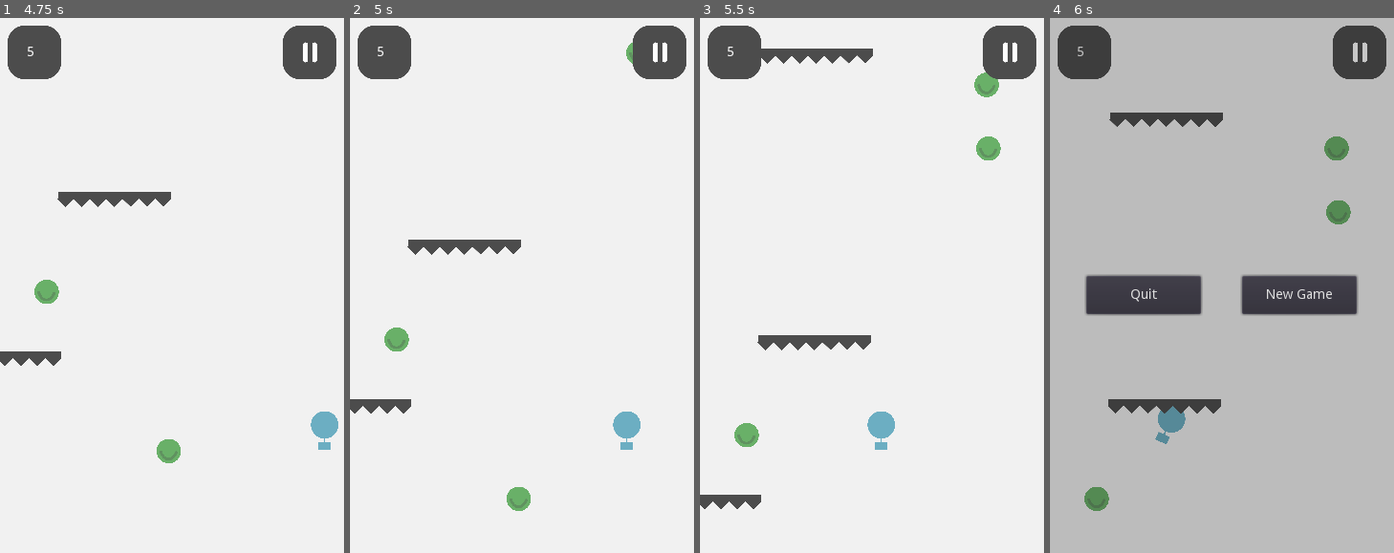
Above: before the commit, frames 1-4 (left to right).
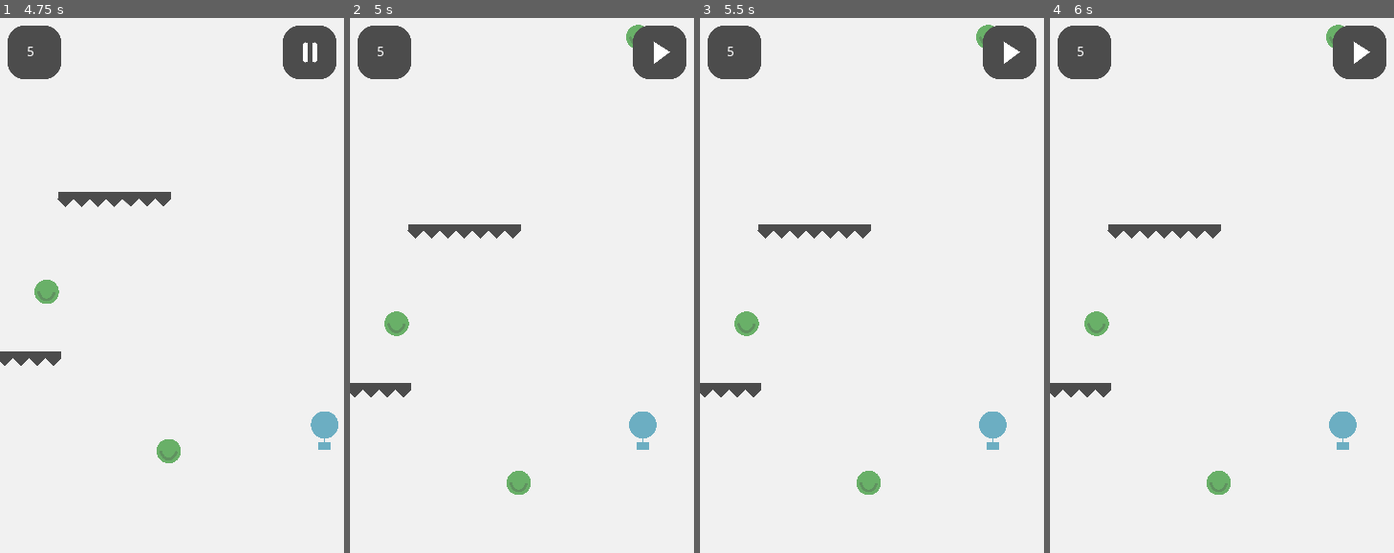
Above: after the commit, the same moments.

Repository: efenstakes/psnn
Game: Godot game, scene res://scenes/PSNN.tscn
The game is run twice, just before and just after one commit, with the same random seed, the same clock (stepped at 60 frames per second) and the same inputs.
Inputs (mouse positions are in pixels of both pictures, inside the frame that each line leads up to):
- Up to frame 1 (4.75 s): click (309, 50) at 0.5 s; tap Enter at 1.25 s; hold Right (ui_right) 1.28-2.03 s; hold Left (ui_left) 2.03-2.78 s; hold Right (ui_right) 2.78-4.28 s; hold Left (ui_left) from 4.28 s (still down)
- Up to frame 2 (5 s): keep holding Left (ui_left); tap Escape (ui_cancel) at 4.9 s
- Up to frame 3 (5.5 s): keep holding Left (ui_left)
- Up to frame 4 (6 s): keep holding Left (ui_left)

Frame 1 is identical in both runs. In frame 2, 3.6% of the frame differs, in the area x 0-94%, y 1-93%; in frame 3, 4.9%; in frame 4, 97%, in the area x 0-100%, y 0-100%.

Commit message:
update scripts & game export settings

Diff:
--- a/project.godot
+++ b/project.godot
@@ -23,6 +23,10 @@
 
 window/size/width=360
 window/size/height=560
+window/size/resizable=false
+window/handheld/orientation="portrait"
+window/stretch/mode="viewport"
+window/stretch/aspect="keep"
 
 [input]
 
--- a/scripts/Balloon.gd
+++ b/scripts/Balloon.gd
@@ -14,8 +14,8 @@
 
 func _physics_process(delta)-> void:
 	position += speed * delta
-	print("going down position ")
-	print(position)
+	#print("going down position ")
+	#print(position)
 
 
 
--- a/scripts/BaloonSpawner.gd
+++ b/scripts/BaloonSpawner.gd
@@ -15,9 +15,9 @@
 	SCREEN_SIZE = get_viewport_rect().size
 	randomize()
 	EventManager.connect("gain_made", self, "_on_GainMade")
-	print("b4 get_tree().create_timer(2)")
+	#print("b4 get_tree().create_timer(2)")
 	get_tree().create_timer(.5)
-	print("after get_tree().create_timer(2)")
+	#print("after get_tree().create_timer(2)")
 	EventManager.new_score_event(score)
 
 
@@ -29,7 +29,7 @@
 
 
 func _on_Timer_timeout():
-	print("adding new balloon")
+	#print("adding new balloon")
 	var balloon = BalloonScene.instance()
 	balloon.position = Vector2(
 		rand_range( 2, SCREEN_SIZE.x - 20 ), 0
--- a/scripts/BarrierBase.gd
+++ b/scripts/BarrierBase.gd
@@ -17,5 +17,5 @@
 
 
 func _on_VisibilityNotifier2D_screen_exited():
-	print("exiting now")
+	#print("exiting now")
 	queue_free()
--- a/scripts/BarrierXL.gd
+++ b/scripts/BarrierXL.gd
@@ -9,6 +9,6 @@
 
 func _on_Area2D_body_entered(body):
 	if body.name == "Player":
-		print("collided")
+		#print("collided")
 		EventManager.player_died_event()
 		# queue_free()
--- a/scripts/HUD.gd
+++ b/scripts/HUD.gd
@@ -36,15 +36,16 @@
 #		else:
 #			GameManager.unpause_game()
 #
-#func _unhandled_key_input(event):
-#	if Input.is_action_just_pressed("ui_cancel"):
-#		if get_tree().paused:
-#			GameManager.unpause_game()
-#		else:
-#			GameManager.unpause_game()
-#
-#	if get_tree().paused:
-#		GameManager.unpause_game()
+func _unhandled_input(event):
+	if Input.is_action_just_pressed("ui_cancel") and get_tree().paused:
+		print("unpause ui_cancel")
+		GameManager.unpause_game()
+		get_tree().paused = false
+		PauseResumeButton.texture_normal = PauseTexture
+	if Input.is_action_just_pressed("ui_cancel") and !get_tree().paused:
+		print("pause ui_cancel")
+		GameManager.pause_game()
+		PauseResumeButton.texture_normal = ResumeTexture
 
 
 
--- a/scripts/Player.gd
+++ b/scripts/Player.gd
@@ -20,10 +20,10 @@
 
 # Called when the node enters the scene tree for the first time.
 func _ready():
-	print("player loaded")
+	#print("player loaded")
 	SCREEN_SIZE = get_viewport().size
-	print("size")
-	print(SCREEN_SIZE)
+	#print("size")
+	#print(SCREEN_SIZE)
 	EventManager.connect("player_died", self, "_onPlayerDied")
 	EventManager.connect("new_game", self, "_onNewGame")
 
--- a/scripts/Spawner.gd
+++ b/scripts/Spawner.gd
@@ -24,7 +24,7 @@
 
 func _on_Timer_timeout():
 	# create a barrier here
-	print("spawn barrier now")
+	#print("spawn barrier now")
 
 	# pick random
 	var barrier = barriers[ rand_range( 0, barriers.size() ) ]
Not shown, changed: export_presets.cfg
